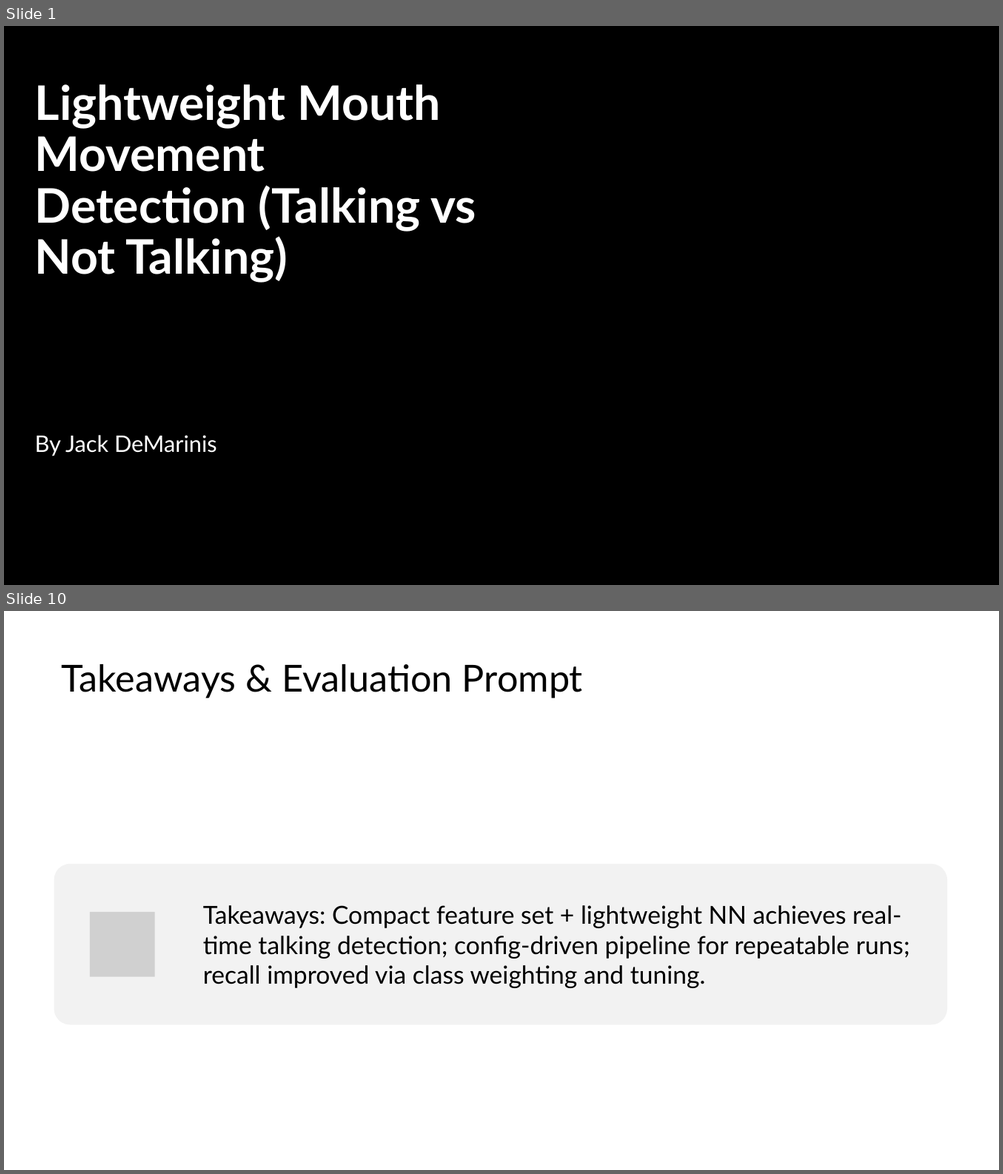
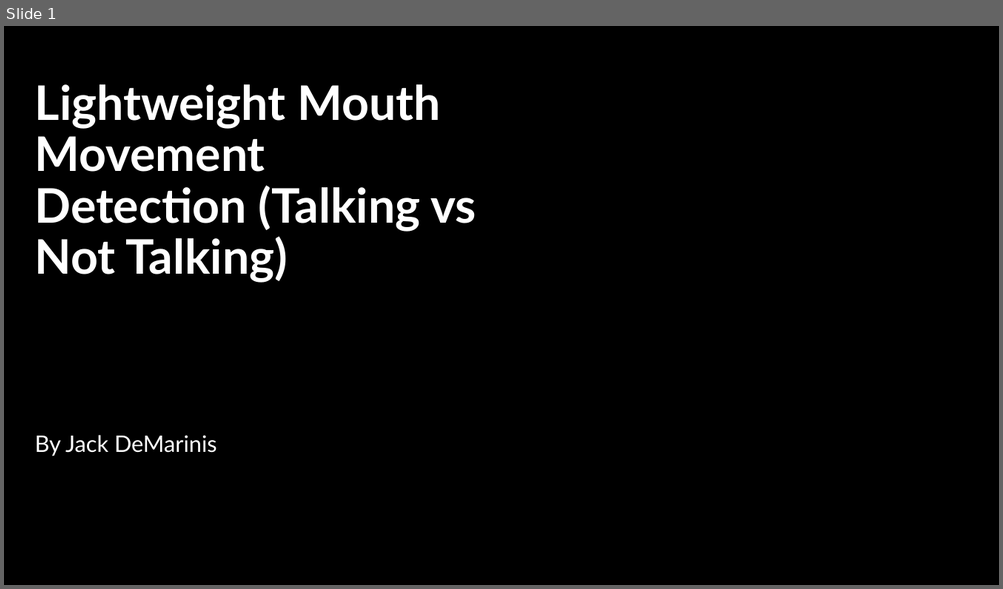
Before and after one commit to jackdemarinis/mouthMovementDetection, a slide deck: Lightweight Mouth Movement Detection (Talking vs Not.pptx. Shown one above the other, each under a label of ours: slides 1 and 10 before the commit, slide 1 after it; the slides between them are not shown. The pictures are 1003x1174 and 1003x589 pixels, drawn with LibreOffice and Linux fonts; fonts in the diff are those of the drawing; grey boxes stand for pictures; background and template pictures are left out. Boxes give left, top, right and bottom in pixels: in the first picture for what was removed or moved away, otherwise in the second. Text is boxed around its words. In the diff, an @@ line names an element or a change of style, - is before the commit and + after.

```diff
--- a/Lightweight Mouth Movement Detection (Talking vs Not.pptx
+++ b/Lightweight Mouth Movement Detection (Talking vs Not.pptx
@@ slide 10 removed at (4,611,999,1170), background #FFFFFF @@
@@ title removed at (62,664,583,698) @@
-Takeaways & Evaluation Prompt
@@ rounded rectangle removed at (54,864,947,1025) @@
@@ picture removed at (90,912,155,977) @@
@@ text removed at (203,906,910,988) @@
-Takeaways: Compact feature set + lightweight NN achieves real-time talking detection; config-driven pipeline for repeatable runs; recall improved via class weighting and tuning.
```
Also in this commit, not shown: 13 slides added, 8 other slides removed, 1 other file.
